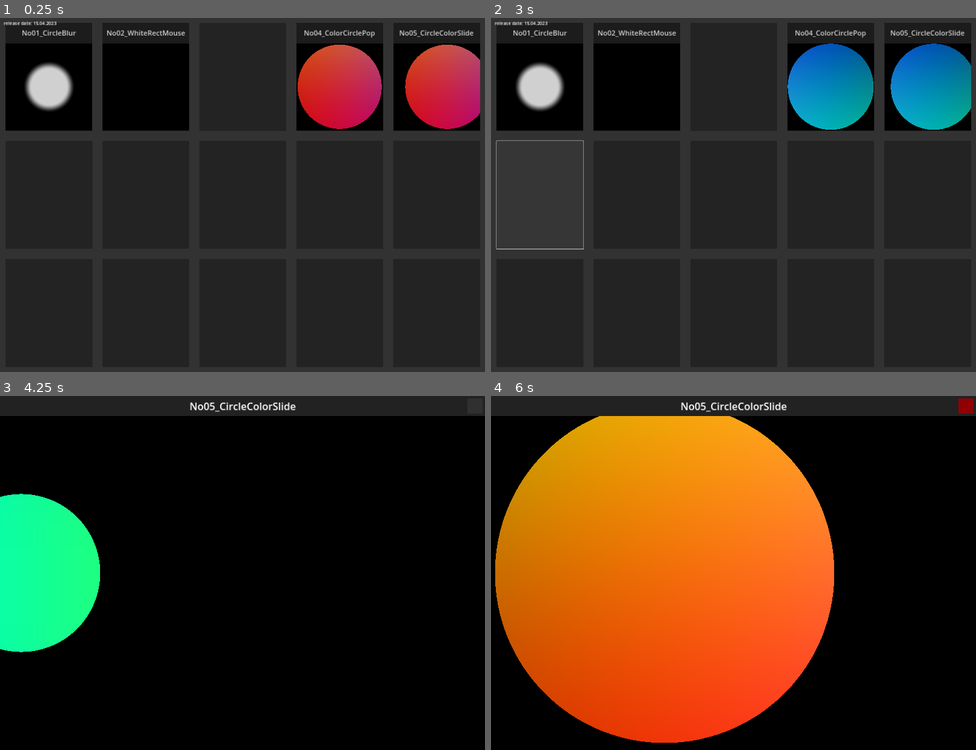
Above: before the commit, frames 1-4 (two rows, left to right).
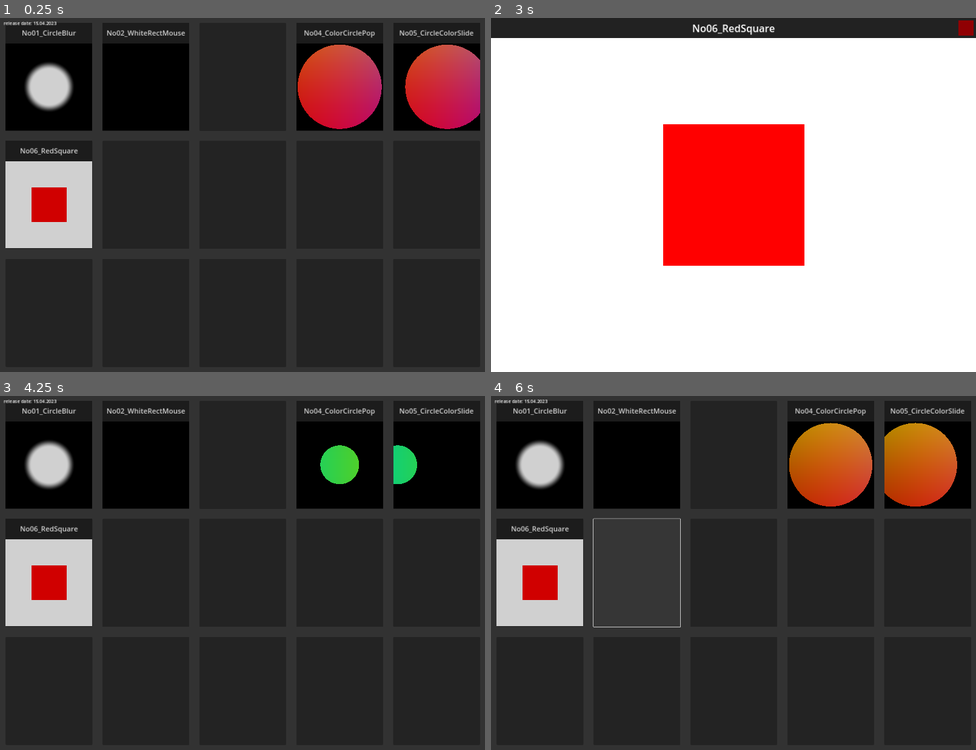
Above: after the commit, the same moments.

Repository: TechnoLukas/Godot4-Shaders
Game: Godot game, scene res://main.tscn
Two runs of this game, one before a commit and one after it. Both use one fixed random seed, a clock stepped at 60 frames per second and the inputs below.
Inputs (mouse positions are in pixels of both pictures, inside the frame that each line leads up to):
- Up to frame 1 (0.25 s): no input
- Up to frame 2 (3 s): click (539, 78) at 0.52 s; click (966, 28) at 1.25 s; click (733, 78) at 2.02 s; click (539, 195) at 2.77 s
- Up to frame 3 (4.25 s): click (475, 406) at 3.52 s
- Up to frame 4 (6 s): click (966, 406) at 4.27 s; click (966, 406) at 5.02 s; click (636, 573) at 5.77 s

The runs differ from the first frame. In frame 1, 4.5% of the frame differs, in the area x 1-19%, y 36-66%; in frame 2, 95%, in the area x 0-100%, y 0-100%; in frame 3, 80%; in frame 4, 91%.

Commit message:
added No06_RedSquare

Diff:
--- a/main.tscn
+++ b/main.tscn
@@ -6,6 +6,7 @@
 [ext_resource type="Shader" path="res://shaders/shader_No2.gdshader" id="3_vu2bl"]
 [ext_resource type="Script" path="res://mousepos.gd" id="4_00kps"]
 [ext_resource type="Shader" path="res://shaders/shader_No5_Small.gdshader" id="4_7x0bs"]
+[ext_resource type="Shader" path="res://shaders/shader_No6_Small.gdshader" id="7_pb5w1"]
 
 [sub_resource type="Theme" id="Theme_bhqtq"]
 
@@ -16,11 +17,6 @@
 
 [sub_resource type="StyleBoxFlat" id="StyleBoxFlat_vjlwb"]
 bg_color = Color(0, 0, 0, 0.184314)
-
-[sub_resource type="ShaderMaterial" id="ShaderMaterial_i73js"]
-shader = ExtResource("1_50gw8")
-
-[sub_resource type="CanvasTexture" id="CanvasTexture_qkgb5"]
 
 [sub_resource type="ShaderMaterial" id="ShaderMaterial_ja7cp"]
 shader = ExtResource("3_vu2bl")
@@ -31,6 +27,9 @@
 
 [sub_resource type="ShaderMaterial" id="ShaderMaterial_u1lat"]
 shader = ExtResource("4_7x0bs")
+
+[sub_resource type="ShaderMaterial" id="ShaderMaterial_rlwr2"]
+shader = ExtResource("7_pb5w1")
 
 [sub_resource type="Theme" id="Theme_bnp8s"]
 Label/font_sizes/font_size = 18
@@ -118,13 +117,6 @@
 script = ExtResource("1_fjke5")
 scene = "res://scenes/No01_CircleBlur.tscn"
 
-[node name="Sprite2D" type="Sprite2D" parent="ColorRect/VBoxContainer/HBoxContainer/button1"]
-visible = false
-material = SubResource("ShaderMaterial_i73js")
-position = Vector2(170.625, 192.625)
-scale = Vector2(294.75, 198.75)
-texture = SubResource("CanvasTexture_qkgb5")
-
 [node name="button2" type="ColorRect" parent="ColorRect/VBoxContainer/HBoxContainer"]
 layout_mode = 2
 size_flags_horizontal = 3
@@ -274,6 +266,46 @@
 [node name="button1" type="Button" parent="ColorRect/VBoxContainer/HBoxContainer2"]
 layout_mode = 2
 size_flags_horizontal = 3
+
+[node name="titlebar" type="ColorRect" parent="ColorRect/VBoxContainer/HBoxContainer2/button1"]
+layout_mode = 1
+anchors_preset = 10
+anchor_right = 1.0
+offset_bottom = 80.0
+grow_horizontal = 2
+color = Color(0.133333, 0.133333, 0.133333, 1)
+
+[node name="title" type="Label" parent="ColorRect/VBoxContainer/HBoxContainer2/button1/titlebar"]
+layout_mode = 1
+anchors_preset = 15
+anchor_right = 1.0
+anchor_bottom = 1.0
+grow_horizontal = 2
+grow_vertical = 2
+theme_override_font_sizes/font_size = 28
+text = "No06_RedSquare"
+horizontal_alignment = 1
+vertical_alignment = 1
+
+[node name="ColorRect" type="ColorRect" parent="ColorRect/VBoxContainer/HBoxContainer2/button1"]
+material = SubResource("ShaderMaterial_rlwr2")
+layout_mode = 1
+anchors_preset = 10
+anchor_right = 1.0
+offset_top = 80.0
+offset_bottom = 424.0
+grow_horizontal = 2
+
+[node name="button" type="Button" parent="ColorRect/VBoxContainer/HBoxContainer2/button1"]
+layout_mode = 1
+anchors_preset = 15
+anchor_right = 1.0
+anchor_bottom = 1.0
+grow_horizontal = 2
+grow_vertical = 2
+theme_override_styles/normal = SubResource("StyleBoxFlat_vjlwb")
+script = ExtResource("1_fjke5")
+scene = "res://scenes/No06_RedSquare.tscn"
 
 [node name="button2" type="Button" parent="ColorRect/VBoxContainer/HBoxContainer2"]
 layout_mode = 2
@@ -331,3 +363,4 @@
 [connection signal="pressed" from="ColorRect/VBoxContainer/HBoxContainer/button2/button" to="ColorRect/VBoxContainer/HBoxContainer/button2/button" method="_on_pressed"]
 [connection signal="pressed" from="ColorRect/VBoxContainer/HBoxContainer/button4/button" to="ColorRect/VBoxContainer/HBoxContainer/button4/button" method="_on_pressed"]
 [connection signal="pressed" from="ColorRect/VBoxContainer/HBoxContainer/button5/button" to="ColorRect/VBoxContainer/HBoxContainer/button5/button" method="_on_pressed"]
+[connection signal="pressed" from="ColorRect/VBoxContainer/HBoxContainer2/button1/button" to="ColorRect/VBoxContainer/HBoxContainer2/button1/button" method="_on_pressed"]
--- /dev/null
+++ b/scenes/No06_RedSquare.tscn
@@ -0,0 +1,76 @@
+[gd_scene load_steps=5 format=3 uid="uid://bxtfuibge3j5b"]
+
+[ext_resource type="Script" path="res://changescene.gd" id="1_lfp4r"]
+[ext_resource type="Shader" path="res://shaders/shader_No6_Big.gdshader" id="2_7b7ed"]
+
+[sub_resource type="StyleBoxFlat" id="StyleBoxFlat_eg16j"]
+bg_color = Color(0.564706, 0, 0.0117647, 1)
+
+[sub_resource type="ShaderMaterial" id="ShaderMaterial_c73ry"]
+shader = ExtResource("2_7b7ed")
+
+[node name="Control" type="Control"]
+layout_mode = 3
+anchors_preset = 15
+anchor_right = 1.0
+anchor_bottom = 1.0
+grow_horizontal = 2
+grow_vertical = 2
+
+[node name="ColorRect" type="ColorRect" parent="."]
+layout_mode = 1
+anchors_preset = 15
+anchor_right = 1.0
+anchor_bottom = 1.0
+grow_horizontal = 2
+grow_vertical = 2
+color = Color(0.196078, 0.196078, 0.196078, 1)
+
+[node name="titlebar" type="ColorRect" parent="ColorRect"]
+layout_mode = 1
+anchors_preset = 10
+anchor_right = 1.0
+offset_bottom = 80.0
+grow_horizontal = 2
+color = Color(0.133333, 0.133333, 0.133333, 1)
+
+[node name="title" type="Label" parent="ColorRect/titlebar"]
+layout_mode = 1
+anchors_preset = 15
+anchor_right = 1.0
+anchor_bottom = 1.0
+grow_horizontal = 2
+grow_vertical = 2
+theme_override_font_sizes/font_size = 40
+text = "No06_RedSquare"
+horizontal_alignment = 1
+vertical_alignment = 1
+
+[node name="ColorRect" type="Button" parent="ColorRect/titlebar"]
+layout_mode = 1
+anchors_preset = -1
+anchor_left = 1.0
+anchor_top = 0.5
+anchor_right = 1.0
+anchor_bottom = 0.5
+offset_left = -70.0
+offset_top = -30.0
+offset_right = -10.0
+offset_bottom = 30.0
+grow_horizontal = 0
+grow_vertical = 2
+theme_override_styles/normal = SubResource("StyleBoxFlat_eg16j")
+script = ExtResource("1_lfp4r")
+scene = "res://main.tscn"
+
+[node name="ColorRect" type="ColorRect" parent="ColorRect"]
+material = SubResource("ShaderMaterial_c73ry")
+layout_mode = 1
+anchors_preset = 15
+anchor_right = 1.0
+anchor_bottom = 1.0
+offset_top = 80.0
+grow_horizontal = 2
+grow_vertical = 2
+
+[connection signal="pressed" from="ColorRect/titlebar/ColorRect" to="ColorRect/titlebar/ColorRect" method="_on_pressed"]
--- /dev/null
+++ b/shader_No6_Big.gdshader
@@ -0,0 +1,24 @@
+//No06_RedSquare
+shader_type canvas_item;
+vec3 sdfSquare(vec2 uv, float size, vec2 offset) {
+  float x = uv.x - offset.x;
+  float y = uv.y - offset.y;
+  float d = max(abs(x), abs(y)) - size;
+
+  return d > 0. ? vec3(1.) : vec3(1., 0., 0.);
+}
+
+
+void fragment() {
+
+  vec2 uv = FRAGCOORD.xy/(1.0/SCREEN_PIXEL_SIZE).xy; // <0, 1>
+  uv -= 0.5; // <-0.5,0.5>
+  uv.x *= (1.0/SCREEN_PIXEL_SIZE).x/(1.0/SCREEN_PIXEL_SIZE).y; // fix aspect ratio
+
+  vec2 offset = vec2(0.0, 0.0);
+
+  vec3 col = sdfSquare(uv, 0.2, offset);
+
+  // Output to screen
+  COLOR = vec4(col,1.0);
+}
--- /dev/null
+++ b/shaders/shader_No6_Big.gdshader
@@ -0,0 +1,24 @@
+//No06_RedSquare
+shader_type canvas_item;
+vec3 sdfSquare(vec2 uv, float size, vec2 offset) {
+  float x = uv.x - offset.x;
+  float y = uv.y - offset.y;
+  float d = max(abs(x), abs(y)) - size;
+
+  return d > 0. ? vec3(1.) : vec3(1., 0., 0.);
+}
+
+
+void fragment() {
+
+  vec2 uv = FRAGCOORD.xy/(1.0/SCREEN_PIXEL_SIZE).xy; // <0, 1>
+  uv -= 0.5; // <-0.5,0.5>
+  uv.x *= (1.0/SCREEN_PIXEL_SIZE).x/(1.0/SCREEN_PIXEL_SIZE).y; // fix aspect ratio
+
+  vec2 offset = vec2(0.0, 0.0);
+
+  vec3 col = sdfSquare(uv, 0.2, offset);
+
+  // Output to screen
+  COLOR = vec4(col,1.0);
+}
--- /dev/null
+++ b/shaders/shader_No6_Small.gdshader
@@ -0,0 +1,18 @@
+//No06_RedSquare
+shader_type canvas_item;
+vec3 sdfSquare(vec2 uv, float size, vec2 offset) {
+	float x = uv.x - offset.x;
+	float y = uv.y - offset.y;
+	float d = max(abs(x), abs(y)) - size;
+	return d > 0. ? vec3(1.) : vec3(1., 0., 0.);
+}
+
+
+void fragment() {
+	vec2 uv = UV;
+	uv.y=uv.y-0.5;
+	uv.x=uv.x-0.5;
+	vec2 offset = vec2(0.0, 0.0);
+	vec3 col = sdfSquare(uv, 0.2, offset);
+	COLOR = vec4(col,1.0);
+}
Binary file added: images/No02_WhiteRectMouse.png
Not shown, added: images/No02_WhiteRectMouse.png.import
Binary file added: images/No06_RedSquare.gif
Binary file added: images/No06_RedSquare.png
Not shown: 1 places in main.tscn that only renumber resources
Not shown, changed: README.md
